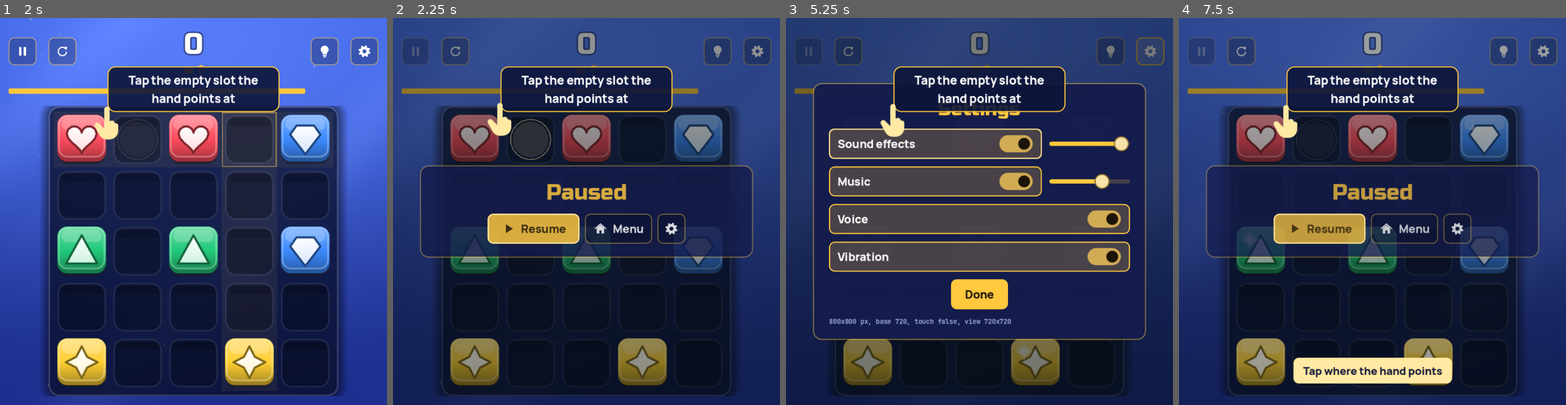
Above: before the commit, frames 1-4 (left to right).
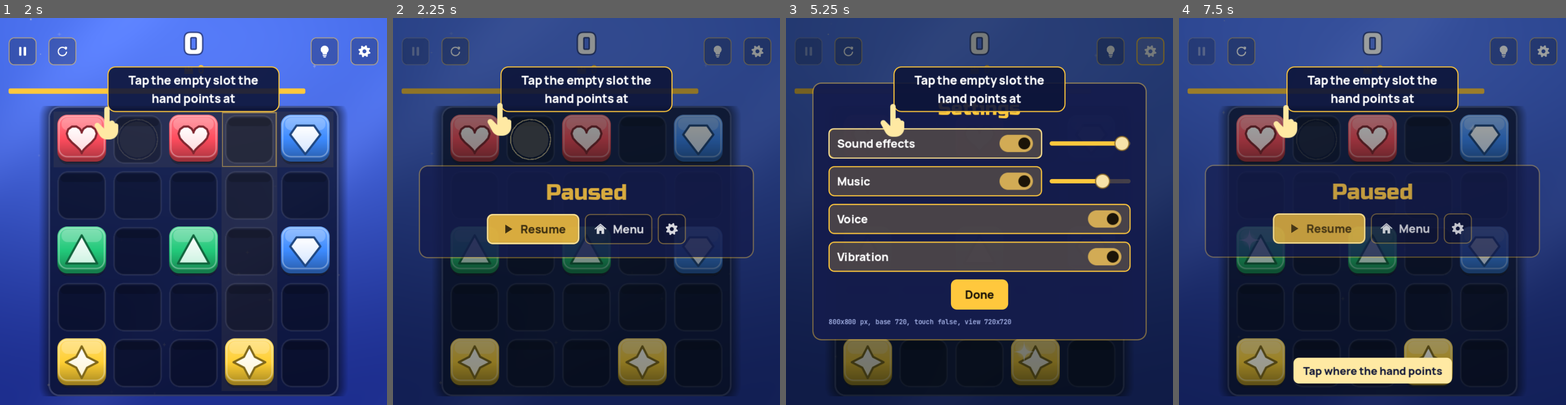
Above: after the commit, the same moments.

Repository: electrocrem/bizarre_gems
Game: Godot game, scene res://scenes/main.tscn
The game is run twice, just before and just after one commit, with the same random seed, the same clock (stepped at 60 frames per second) and the same inputs. Sound files missing from this copy of the repository are replaced by a short silence.
Inputs (mouse positions are in pixels of both pictures, inside the frame that each line leads up to):
- Up to frame 1 (2 s): click "Play" at 0.5 s; tap Enter at 1.25 s; drag from (193, 250) to (232, 126) at 1.27 s
- Up to frame 2 (2.25 s): click (416, 52) at 2.02 s
- Up to frame 3 (5.25 s): click (847, 52) at 2.77 s; click (1111, 52) at 3.5 s; click "Resume" at 4.25 s; click (1149, 52) at 5 s
- Up to frame 4 (7.5 s): click "Done" at 5.75 s; drag from (1295, 230) to (1353, 288) at 6.52 s; move the mouse to (1411, 126) at 7.27 s; hold Right from 7.28 s (still down); tap P at 7.35 s

Frame 1 is identical in both runs. In frame 2, 1.4% of the frame differs, in the area x 6-94%, y 38-63%; in frame 3, 3.6%, in the area x 6-94%, y 16-84%; in frame 4, 1.2%.

Commit message:
Collection fits the screen; tall panels scale down to fit
- Collection packs sit three to a row, so the panel is much shorter
- Any panel taller than the screen is scaled down to fit (measured one
  frame after layout so wrapped text has its real height), also on resize

Co-Authored-By: Claude Opus 5.5 <noreply@anthropic.com>

Diff:
--- a/scripts/main.gd
+++ b/scripts/main.gd
@@ -2083,7 +2083,7 @@
 	ui.coll_hint.add_theme_font_size_override("font_size", 16)
 	v.add_child(ui.coll_hint)
 	ui.coll_grid = GridContainer.new()
-	ui.coll_grid.columns = 2
+	ui.coll_grid.columns = 3
 	ui.coll_grid.add_theme_constant_override("h_separation", 10)
 	ui.coll_grid.add_theme_constant_override("v_separation", 10)
 	v.add_child(ui.coll_grid)
@@ -2095,6 +2095,7 @@
 	ui.coll_crystals.text = str(Progress.crystals)
 	var grid: GridContainer = ui.coll_grid
 	for c in grid.get_children():
+		grid.remove_child(c)  # out of the layout right away so the panel can be measured
 		c.queue_free()
 	for i in Progress.LOOK_PRICES.size():
 		var card := VBoxContainer.new()
@@ -2104,7 +2105,7 @@
 		for k in [0, 2, 4]:
 			var t := TextureRect.new()
 			t.texture = load("res://assets/tiles/look_%d_%d.png" % [i, k])
-			t.custom_minimum_size = Vector2(40, 40)
+			t.custom_minimum_size = Vector2(34, 34)
 			t.expand_mode = TextureRect.EXPAND_IGNORE_SIZE
 			t.stretch_mode = TextureRect.STRETCH_KEEP_ASPECT_CENTERED
 			tiles.add_child(t)
@@ -2138,8 +2139,13 @@
 				_refresh_menu_bests())
 			b.disabled = Progress.crystals < int(Progress.LOOK_PRICES[i])
 		b.add_theme_font_size_override("font_size", 15)
+		b.custom_minimum_size.x = 0  # three cards a row: let the buttons be as narrow as their text
+		b.size_flags_horizontal = Control.SIZE_EXPAND_FILL
 		card.add_child(b)
+		card.size_flags_horizontal = Control.SIZE_EXPAND_FILL
 		grid.add_child(card)
+	if collection_panel.visible:
+		_fit_panels.call_deferred()
 
 
 func _build_gift() -> void:
@@ -2564,10 +2570,15 @@
 			create_tween().tween_property(dim, "modulate:a", 1.0, 0.2)
 		p.modulate.a = 0.0
 		p.scale = Vector2.ONE * 0.94
+		await get_tree().process_frame  # let wrapped text settle so the panel's height is real
+		if not p.visible:
+			return
 		p.pivot_offset = p.size / 2
+		var fit := _panel_fit(p)
+		p.scale = Vector2.ONE * fit * 0.94
 		var tw := create_tween().set_parallel()
 		tw.tween_property(p, "modulate:a", 1.0, 0.18)
-		tw.tween_property(p, "scale", Vector2.ONE, 0.24).set_trans(Tween.TRANS_BACK).set_ease(Tween.EASE_OUT)
+		tw.tween_property(p, "scale", Vector2.ONE * fit, 0.24).set_trans(Tween.TRANS_BACK).set_ease(Tween.EASE_OUT)
 		var first: Button = ui["card_play_" + str(Save.mode)] if p == mode_panel else _first_button(p)
 		if first:
 			first.grab_focus.call_deferred()
@@ -2765,6 +2776,15 @@
 	_fit_panels.call_deferred()
 
 
+## Scale for a panel that is taller than the screen, so all of it shows (1 when it fits).
+func _panel_fit(p: Control) -> float:
+	if p == menu_panel or p == mode_panel or p == map_panel:
+		return 1.0  # full-screen layouts arrange themselves
+	var avail := get_viewport_rect().size.y - (12.0 if compact else 32.0)
+	var h := p.size.y
+	return clampf(avail / maxf(h, 1.0), 0.5, 1.0)
+
+
 ## Shrink the scrolling middle of tall panels so the whole panel fits the screen.
 func _fit_panels() -> void:
 	var avail := get_viewport_rect().size.y - (12.0 if compact else 32.0)
@@ -2776,6 +2796,11 @@
 		var fixed := panel.get_combined_minimum_size().y
 		var want := content.get_combined_minimum_size().y
 		scroll.custom_minimum_size.y = clampf(avail - fixed, 80.0, maxf(80.0, want))
+	for p in [pause_panel, over_panel, leaders_panel, settings_panel, rules_panel, level_panel, tasks_panel, collection_panel,
+			gift_panel, ach_panel]:
+		if p.visible:
+			p.pivot_offset = p.size / 2
+			p.scale = Vector2.ONE * _panel_fit(p)
 
 
 ## Pick the logical resolution from the kind of device, not from DPI (DPI reports are
